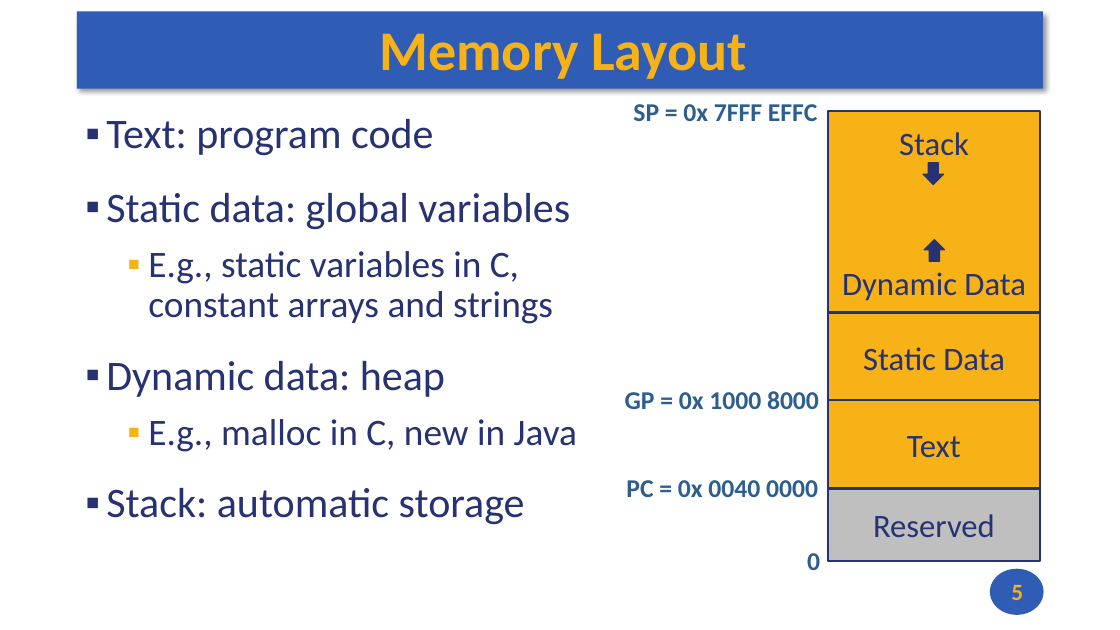
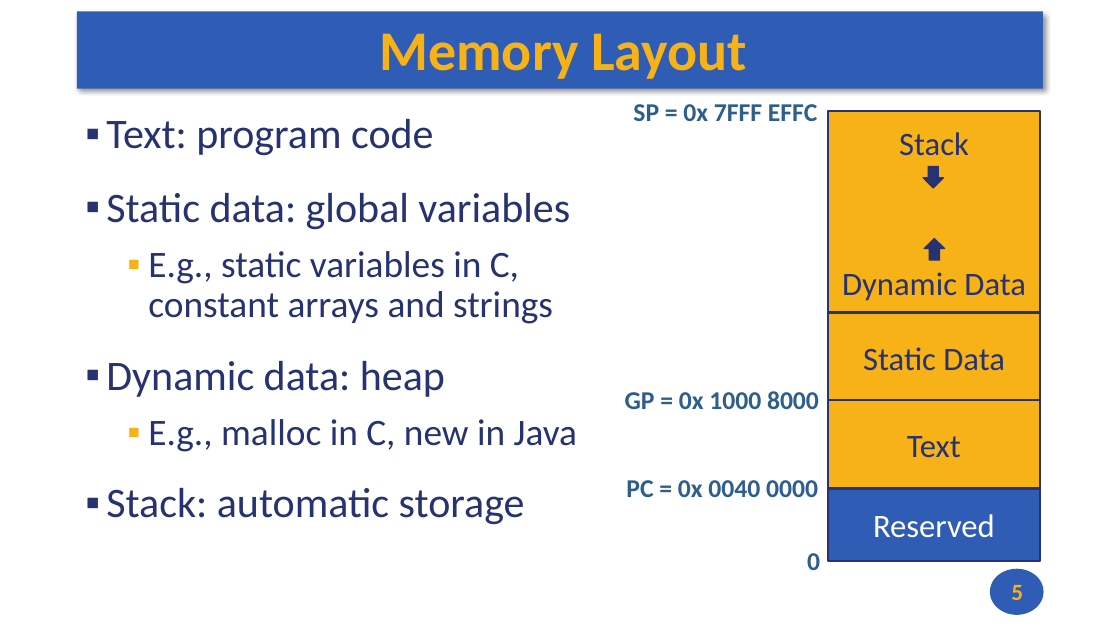
Before and after one commit to andrewt0301/hse-acos-course, a slide deck: slide 5 of docs/part1ca/04_Instructions/CA_Lecture_04.pptx. Drawn at 1120x630 pixels with LibreOffice and Linux fonts; fonts in the diff are those of the drawing. Boxes give left, top, right and bottom in pixels: in the first picture for what was removed or moved away, otherwise in the second. Text is boxed around its words. In the diff, an @@ line names an element or a change of style, - is before the commit and + after.

```diff
--- a/docs/part1ca/04_Instructions/CA_Lecture_04.pptx
+++ b/docs/part1ca/04_Instructions/CA_Lecture_04.pptx
@@ rectangle "Reserved" at (828,489,1040,561): text colour #273272 to #FFFFFF; fill #BFBFBF to #2F5CB5 @@
```
Also in this commit, not shown: 7 other slides changed, 1 slide added, 1 slide removed, 2 other files.
